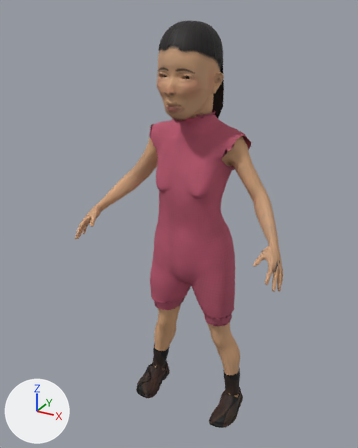
What one commit did to the glTF model studio/public/assets/characters/char.anak-perempuan/char.anak-perempuan.glb.
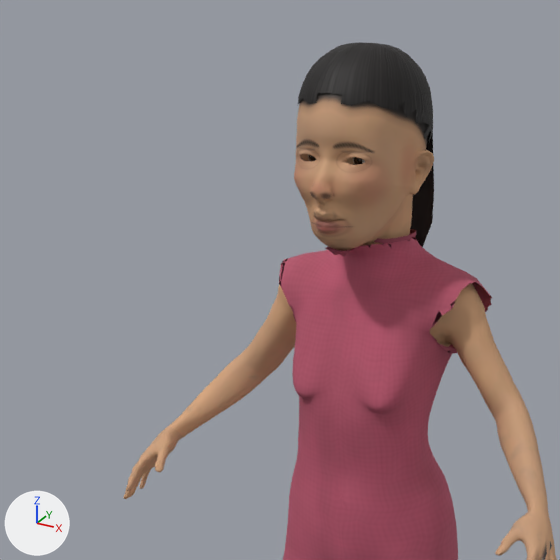
Each version appears first whole from a camera (50 mm lens) standing at (0.573, -1.148, 1.155) and looking at (-0.03, -0.052, 0.607), and next in a close-up on the part from 4% to 79% of the width and 0% to 60% of the height. The lights are fixed; the arrows at lower left show +X, +Y and +Z. The first two pictures are the older version. Vertices at exactly the same position are counted once.

Before the edit, the objects in view are built like this:
```python
me_char_anak_perempuan = bpy.data.meshes.new('char.anak-perempuan')
me_char_anak_perempuan.from_pydata(...)  # 20482 vertices, 39449 faces; spans x -0.3..0.3, y -0.195..0.077, z -0.005..1.125
me_char_anak_perempuan.materials.append(mat_skin)
me_char_anak_perempuan.materials.append(mat_cloth_tunic)
me_char_anak_perempuan.materials.append(mat_cloth_tunic_trim)
me_char_anak_perempuan.materials.append(mat_cloth_shorts)
me_char_anak_perempuan.materials.append(mat_cloth_shorts_trim)
me_char_anak_perempuan.materials.append(mat_cloth_shoes01)
me_char_anak_perempuan.materials.append(mat_sclera_l)
me_char_anak_perempuan.materials.append(mat_iris_l)
me_char_anak_perempuan.materials.append(mat_sclera_r)
me_char_anak_perempuan.materials.append(mat_iris_r)
me_char_anak_perempuan.materials.append(mat_hair)
me_char_anak_perempuan.materials.append(mat_hair_long)
ob_char_anak_perempuan_mesh = bpy.data.objects.new('char.anak-perempuan-mesh', me_char_anak_perempuan)
ob_char_anak_perempuan_mesh.location = (0.0, 0.0, 0.0)
```
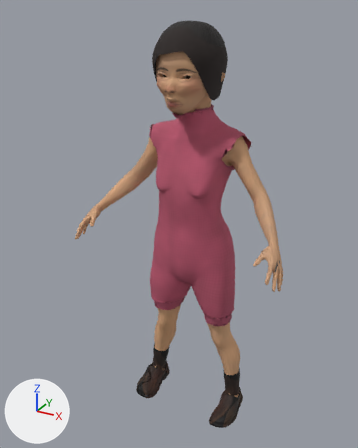
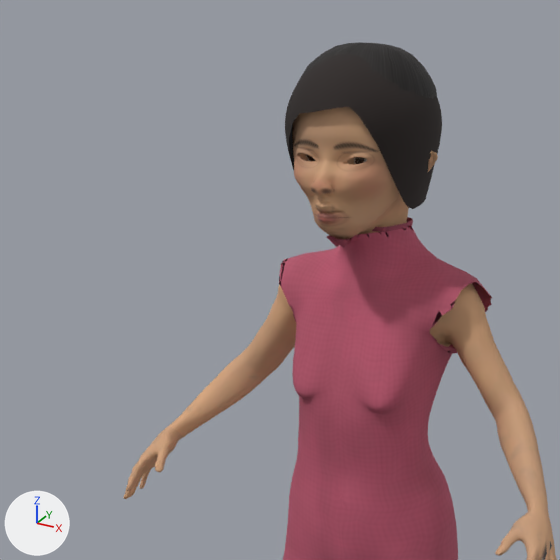
Edits to the scene script, one JSON object a line:
```json
{"block": "me_char_anak_perempuan", "where": "# used by ob_char_anak_perempuan_mesh; location = (0.0, 0.0, 0.0)"}
{"op": "remove", "block": "me_char_anak_perempuan", "code": "me_char_anak_perempuan.from_pydata(...)  # 20482 vertices, 39449 faces; spans x -0.3..0.3, y -0.195..0.077, z -0.005..1.125"}
{"op": "add", "block": "me_char_anak_perempuan", "code": "me_char_anak_perempuan.from_pydata(...)  # 21381 vertices, 41153 faces; spans x -0.3..0.3, y -0.195..0.077, z -0.005..1.125"}
{"block": "me_char_anak_perempuan", "change": "me_char_anak_perempuan part 1: a new loose piece of 1029 vertices spanning x -0.085..0.086, y -0.149..0.053, z 0.949..1.122, in mat_hair_long"}
{"block": "me_char_anak_perempuan", "change": "me_char_anak_perempuan part 2: 155 vertices moved within x -0.074..0.074, y -0.153..0.034, z 0.957..1.09; 5674 vertices removed from x -0.081..0.081, y -0.158..0.049, z 0.736..1.124; 5544 vertices added at x -0.086..0.086, y -0.156..0.042, z 0.878..1.124"}
```

What differs and where, as boxes (x1, y1, x2, y2) in the close-ups (560 x 560 px; the box of a moved part takes in the faces that stretch with it):
```json
{"part": 1, "of": "me_char_anak_perempuan", "change": "added", "after": [285, 45, 442, 209]}
{"part": 2, "of": "me_char_anak_perempuan", "change": "moved or reshaped", "before": [294, 42, 448, 273], "after": [292, 42, 448, 273]}
```
